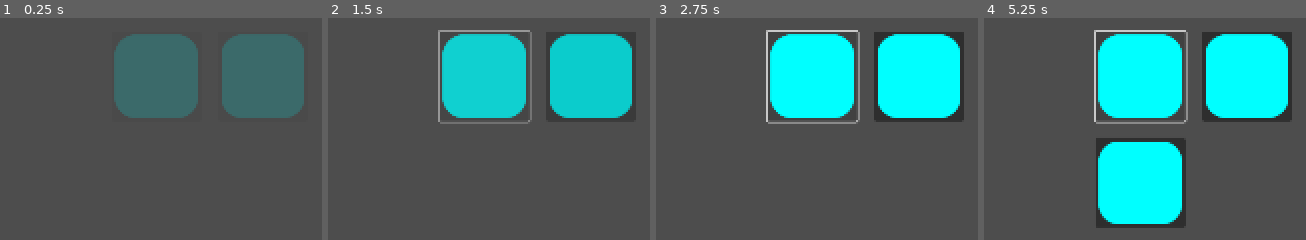
Above: before the commit, frames 1-4 (left to right).
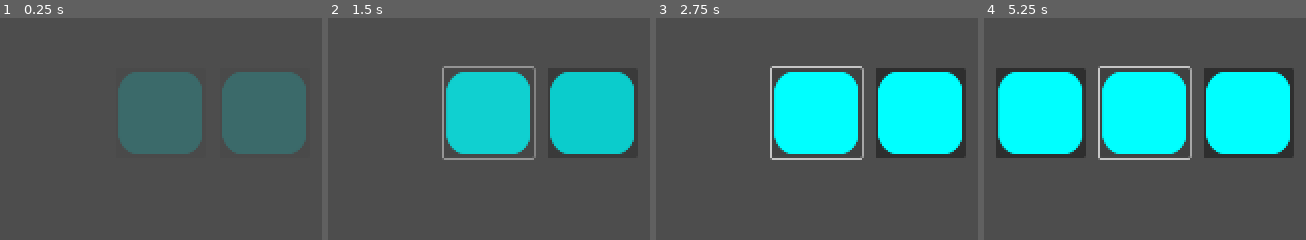
Above: after the commit, the same moments.

Repository: hedgemandan/2025-InfinityJam
Game: Godot game, scene res://Scenes/main_scene.tscn
Same seed, same stepped clock (60 frames per second), same inputs: the game is played once before the commit and once after it.
Inputs (mouse positions are in pixels of both pictures, inside the frame that each line leads up to):
- Up to frame 1 (0.25 s): no input
- Up to frame 2 (1.5 s): click (485, 75) at 0.52 s; click (485, 75) at 1.27 s
- Up to frame 3 (2.75 s): click (813, 75) at 2.02 s
- Up to frame 4 (5.25 s): tap Enter at 2.75, 4.25 s; tap Space at 3.5, 5 s

The runs differ from the first frame. In frame 1, 17% of the frame differs, in the area x 35-96%, y 7-62%; in frame 2, 19%; in frame 3, 21%; in frame 4, 41%, in the area x 3-97%, y 5-95%.

Commit message:
Some stuff happened

Diff:
--- a/2_Project/RhythmQWERTY/Scenes/main_scene.tscn
+++ b/2_Project/RhythmQWERTY/Scenes/main_scene.tscn
@@ -1,24 +1,30 @@
-[gd_scene load_steps=3 format=3 uid="uid://bda0noe43wn4p"]
+[gd_scene load_steps=4 format=3 uid="uid://bda0noe43wn4p"]
 
 [ext_resource type="Script" uid="uid://b1pqb7xeucsme" path="res://Scripts/main_scene.gd" id="1_6l7je"]
 [ext_resource type="PackedScene" uid="uid://bq7kgpf0ql76u" path="res://Scenes/button.tscn" id="1_52fb6"]
+[ext_resource type="Texture2D" uid="uid://dyka72tgw6312" path="res://Assets/Layout_V01.png" id="2_jv6wh"]
 
 [node name="MainScene" type="Node2D"]
 script = ExtResource("1_6l7je")
 
+[node name="LayoutV01" type="Sprite2D" parent="."]
+visible = false
+position = Vector2(960, 540)
+texture = ExtResource("2_jv6wh")
+
 [node name="Button" parent="." instance=ExtResource("1_52fb6")]
-position = Vector2(880, 496)
+position = Vector2(885, 540)
 
 [node name="Button2" parent="." instance=ExtResource("1_52fb6")]
-position = Vector2(1008, 496)
+position = Vector2(1010, 540)
 
 [node name="Button3" parent="." instance=ExtResource("1_52fb6")]
 visible = false
-position = Vector2(880, 624)
+position = Vector2(760, 540)
 
 [node name="Button4" parent="." instance=ExtResource("1_52fb6")]
 visible = false
-position = Vector2(1008, 624)
+position = Vector2(1135, 540)
 
 [node name="Marker2D" type="Marker2D" parent="."]
 visible = false
@@ -27,3 +33,183 @@
 [node name="Marker2D2" type="Marker2D" parent="."]
 visible = false
 position = Vector2(1264, 496)
+
+[node name="Button5" parent="." instance=ExtResource("1_52fb6")]
+visible = false
+position = Vector2(1035, 665)
+
+[node name="Button6" parent="." instance=ExtResource("1_52fb6")]
+visible = false
+position = Vector2(960, 415)
+
+[node name="Button7" parent="." instance=ExtResource("1_52fb6")]
+visible = false
+position = Vector2(910, 665)
+
+[node name="Button8" parent="." instance=ExtResource("1_52fb6")]
+visible = false
+position = Vector2(835, 415)
+
+[node name="Button9" parent="." instance=ExtResource("1_52fb6")]
+visible = false
+position = Vector2(1085, 415)
+
+[node name="Button10" parent="." instance=ExtResource("1_52fb6")]
+visible = false
+position = Vector2(785, 665)
+
+[node name="Button11" parent="." instance=ExtResource("1_52fb6")]
+visible = false
+position = Vector2(1160, 665)
+
+[node name="Button12" parent="." instance=ExtResource("1_52fb6")]
+visible = false
+position = Vector2(710, 415)
+
+[node name="Button13" parent="." instance=ExtResource("1_52fb6")]
+visible = false
+position = Vector2(635, 540)
+
+[node name="Button14" parent="." instance=ExtResource("1_52fb6")]
+visible = false
+position = Vector2(1260, 540)
+
+[node name="Button15" parent="." instance=ExtResource("1_52fb6")]
+visible = false
+position = Vector2(1210, 415)
+
+[node name="Button16" parent="." instance=ExtResource("1_52fb6")]
+visible = false
+position = Vector2(660, 665)
+
+[node name="Button17" parent="." instance=ExtResource("1_52fb6")]
+visible = false
+position = Vector2(1285, 665)
+
+[node name="Button18" parent="." instance=ExtResource("1_52fb6")]
+visible = false
+position = Vector2(585, 415)
+
+[node name="Button19" parent="." instance=ExtResource("1_52fb6")]
+visible = false
+position = Vector2(510, 540)
+
+[node name="Button20" parent="." instance=ExtResource("1_52fb6")]
+visible = false
+position = Vector2(535, 665)
+
+[node name="Button21" parent="." instance=ExtResource("1_52fb6")]
+visible = false
+position = Vector2(1335, 415)
+
+[node name="Button22" parent="." instance=ExtResource("1_52fb6")]
+visible = false
+position = Vector2(1385, 540)
+
+[node name="Button23" parent="." instance=ExtResource("1_52fb6")]
+visible = false
+position = Vector2(910, 290)
+
+[node name="Button24" parent="." instance=ExtResource("1_52fb6")]
+visible = false
+position = Vector2(785, 290)
+
+[node name="Button25" parent="." instance=ExtResource("1_52fb6")]
+visible = false
+position = Vector2(1035, 290)
+
+[node name="Button26" parent="." instance=ExtResource("1_52fb6")]
+visible = false
+position = Vector2(1160, 290)
+
+[node name="Button27" parent="." instance=ExtResource("1_52fb6")]
+visible = false
+position = Vector2(1410, 665)
+
+[node name="Button28" parent="." instance=ExtResource("1_52fb6")]
+visible = false
+position = Vector2(832, 790)
+
+[node name="Button29" parent="." instance=ExtResource("1_52fb6")]
+visible = false
+position = Vector2(660, 290)
+
+[node name="Button30" parent="." instance=ExtResource("1_52fb6")]
+visible = false
+position = Vector2(1460, 415)
+
+[node name="Button31" parent="." instance=ExtResource("1_52fb6")]
+visible = false
+position = Vector2(1510, 540)
+
+[node name="Button32" parent="." instance=ExtResource("1_52fb6")]
+visible = false
+position = Vector2(460, 415)
+
+[node name="Button33" parent="." instance=ExtResource("1_52fb6")]
+visible = false
+position = Vector2(385, 540)
+
+[node name="Button34" parent="." instance=ExtResource("1_52fb6")]
+visible = false
+position = Vector2(1285, 290)
+
+[node name="Button35" parent="." instance=ExtResource("1_52fb6")]
+visible = false
+position = Vector2(410, 665)
+
+[node name="Button36" parent="." instance=ExtResource("1_52fb6")]
+visible = false
+position = Vector2(535, 290)
+
+[node name="Button37" parent="." instance=ExtResource("1_52fb6")]
+visible = false
+position = Vector2(410, 290)
+
+[node name="Button38" parent="." instance=ExtResource("1_52fb6")]
+visible = false
+position = Vector2(335, 415)
+
+[node name="Button39" parent="." instance=ExtResource("1_52fb6")]
+visible = false
+position = Vector2(260, 540)
+
+[node name="Button40" parent="." instance=ExtResource("1_52fb6")]
+visible = false
+position = Vector2(285, 665)
+
+[node name="Button41" parent="." instance=ExtResource("1_52fb6")]
+visible = false
+position = Vector2(1410, 290)
+
+[node name="Button42" parent="." instance=ExtResource("1_52fb6")]
+visible = false
+position = Vector2(1535, 290)
+
+[node name="Button43" parent="." instance=ExtResource("1_52fb6")]
+visible = false
+position = Vector2(1585, 415)
+
+[node name="Button44" parent="." instance=ExtResource("1_52fb6")]
+visible = false
+position = Vector2(1635, 540)
+
+[node name="Button45" parent="." instance=ExtResource("1_52fb6")]
+visible = false
+position = Vector2(285, 290)
+
+[node name="Button46" parent="." instance=ExtResource("1_52fb6")]
+visible = false
+position = Vector2(210, 415)
+
+[node name="Button47" parent="." instance=ExtResource("1_52fb6")]
+visible = false
+position = Vector2(160, 665)
+
+[node name="Button48" parent="." instance=ExtResource("1_52fb6")]
+visible = false
+position = Vector2(160, 290)
+
+[node name="Button49" parent="." instance=ExtResource("1_52fb6")]
+visible = false
+position = Vector2(1760, 470)
--- a/2_Project/RhythmQWERTY/Scripts/main_scene.gd
+++ b/2_Project/RhythmQWERTY/Scripts/main_scene.gd
@@ -5,7 +5,7 @@
 var button = preload("res://Scenes/button.tscn")
 var button_instance = null
 @onready var marker = $Marker2D
-@onready var button_array = [$Button3, $Button4]
+@onready var button_array = [$Button3, $Button4, $Button5, $Button6, $Button7, $Button8, $Button9, $Button10, $Button11, $Button12, $Button13, $Button14, $Button15, $Button16, $Button17, $Button18, $Button19, $Button20, $Button21, $Button22, $Button23, $Button24, $Button25, $Button26, $Button27, $Button28, $Button29, $Button30, $Button31, $Button32, $Button33, $Button34, $Button35, $Button36, $Button37, $Button38, $Button39, $Button40, $Button41, $Button42, $Button43, $Button44, $Button45, $Button46, $Button47, $Button48, $Button49]
 
 
 
Binary file added: 2_Project/RhythmQWERTY/Assets/Layout_V01.png
Not shown, added: 2_Project/RhythmQWERTY/Assets/Layout_V01.png.import
Not shown, added: 1_Planning/RowsandColumns.PNG
